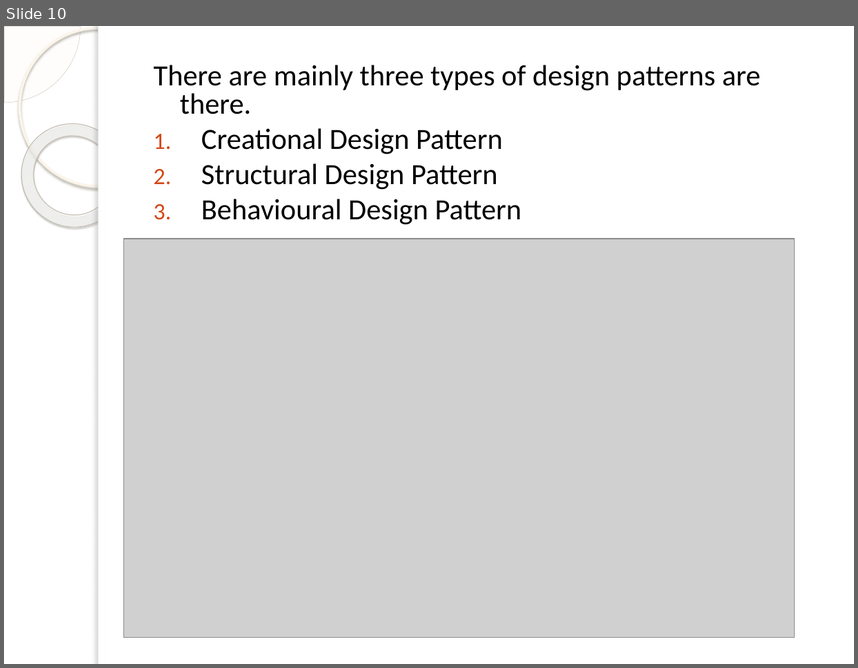
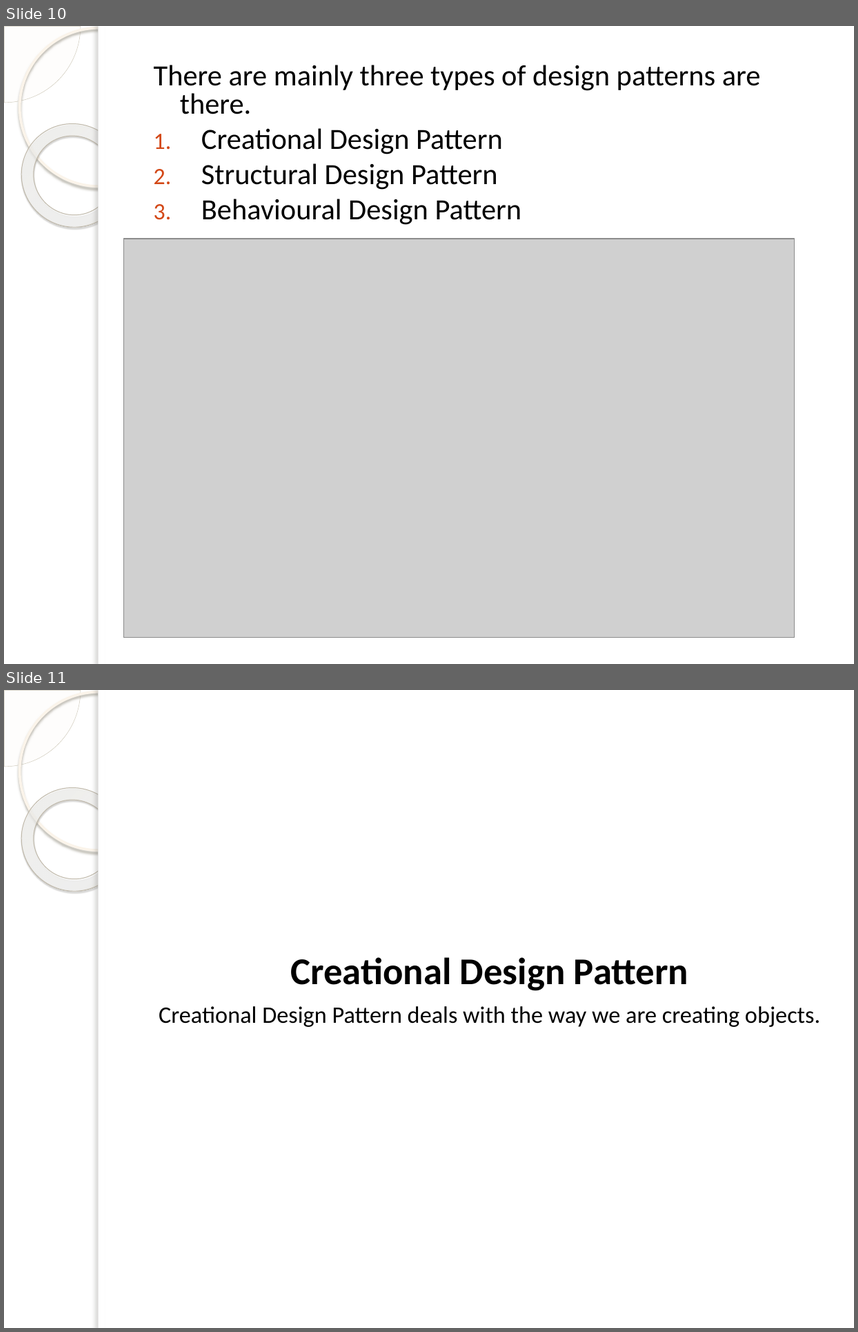
Before and after one commit to pratyusbharimalla/designpattern, a slide deck: design pattern.pptx. Shown one above the other, each under a label of ours: slide 10 before the commit, slides 10 and 11 after it. The pictures are 858x668 and 858x1332 pixels, drawn with LibreOffice and Linux fonts; fonts in the diff are those of the drawing; grey boxes stand for pictures; background and template pictures are left out. Boxes give left, top, right and bottom in pixels: in the first picture for what was removed or moved away, otherwise in the second. Text is boxed around its words. In the diff, an @@ line names an element or a change of style, - is before the commit and + after.

Commit message:
design pattern update

```diff
--- a/design pattern.pptx
+++ b/design pattern.pptx
@@ slide 11 added at [4, 690, 854, 1328], background picture (left out); not listed: 5 template elements that a slide beside it also shows @@
@@ text added at [159, 957, 820, 1027], 20 pt, text #000000 @@
+Creational Design Pattern
+Creational Design Pattern deals with the way we are creating objects.
```
Also in this commit, not shown: 4 slides changed, 11 other slides added, 1 slide removed.
